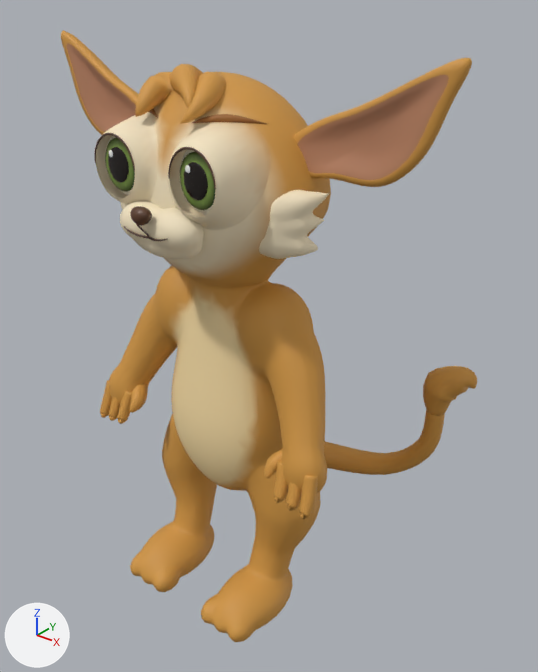
The glTF model crates/alife_game_app/assets/creatures/hearthling/hearthling.glb: old version first, new version second.
Before and after are seen from a camera (50 mm lens) standing at (1.92, -2.11, 2.7) and looking at (0.08, 0.2, 1.27). The lights are fixed; the arrows at lower left show +X, +Y and +Z. The older version comes first. Vertices at exactly the same position are counted once.

Objects in the first picture: 'Hearthling_Body', 'Hearthling_Brow_L', 'Hearthling_Brow_R', 'Hearthling_CheekTuft_R0', 'Hearthling_Ear_L', 'Hearthling_Ear_R', 'Hearthling_EyeGlint_L', 'Hearthling_EyeGlint_R', 'Hearthling_EyeWhite_L', 'Hearthling_EyeWhite_R', 'Hearthling_Iris_L', 'Hearthling_Iris_R', 'Hearthling_Lash_L', 'Hearthling_Lash_R', 'Hearthling_LidSurface_L', 'Hearthling_LidSurface_R', 'Hearthling_Muzzle', 'Hearthling_Pupil_L', 'Hearthling_Pupil_R', 'Hearthling_Tail', 'Hearthling_TailTuft', 'Hearthling_Tuft_0', 'Hearthling_Tuft_1', 'Hearthling_Tuft_2' and 10 more.
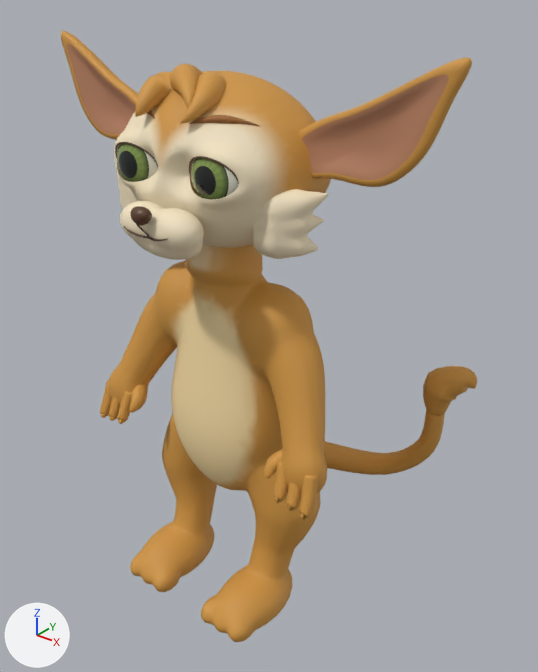
What differs and where, as boxes [x1, y1, x2, y2] in the pictures (538 x 672 px):
'Hearthling_Body', reshaped (30% shorter): before [109, 72, 331, 642]; after [109, 245, 327, 642]
'Hearthling_Head', added: after [114, 71, 331, 248]
'Hearthling_LidSurface_R', deleted: before [167, 122, 271, 230]
'Hearthling_LidSurface_L', deleted: before [96, 112, 159, 205]
'Hearthling_Eyeball_R', added: after [191, 158, 238, 200]
'Hearthling_Eyeball_L', added: after [117, 144, 158, 182]
'Hearthling_Iris_R', deleted: before [180, 152, 215, 210]
'Hearthling_Pupil_R', deleted (black): before [184, 162, 208, 201]
'Hearthling_Iris_L', deleted: before [105, 137, 135, 192]
'Hearthling_Pupil_L', deleted (black): before [108, 147, 129, 183]
'Hearthling_Brow_R', reshaped (9% taller): before [192, 114, 266, 124]; after [189, 115, 259, 126]
'Hearthling_Lash_R', deleted: before [168, 147, 216, 189]
'Hearthling_Lash_L', deleted: before [94, 133, 135, 171]
'Hearthling_LidEdge_R', added: after [189, 156, 239, 184]
'Hearthling_LidEdge_L', added: after [115, 142, 158, 167]
'Hearthling_EyeWhite_R', deleted (mostly hidden): before [180, 150, 213, 215]
'Hearthling_Brow_L', reshaped: before [148, 108, 158, 118]; after [147, 110, 155, 118]
'Hearthling_EyeWhite_L', deleted (mostly hidden): before [108, 136, 131, 195]
'Hearthling_EyeGlint_R', deleted: before [185, 165, 190, 173]
'Hearthling_EyeGlint_L', deleted: before [109, 150, 113, 157]
part 1 of me_torso_sculpt_001, reshaped: before [125, 72, 331, 307]; after [170, 245, 293, 307]

The change, as a list of edits to the scene's bpy script:
```text
Add mat_hearthling___spherical_eyes:
    mat_hearthling___spherical_eyes = bpy.data.materials.new('Hearthling | spherical eyes')
    mat_hearthling___spherical_eyes.use_nodes = True; mat_hearthling___spherical_eyes.node_tree.nodes.clear()
    _N = mat_hearthling___spherical_eyes.node_tree.nodes; _L = mat_hearthling___spherical_eyes.node_tree.links
    n0 = _N.new('ShaderNodeBsdfPrincipled'); n0.name = 'Principled BSDF'
    n0.inputs[2].default_value = 0.16  # 'Roughness'
    n0.inputs[19].default_value = 0.45  # 'Coat Weight'
    n1 = _N.new('ShaderNodeOutputMaterial'); n1.name = 'Material Output'
    n2 = _N.new('ShaderNodeVertexColor'); n2.name = 'Color Attribute'
    _L.new(n0.outputs[0], n1.inputs[0])  # 'BSDF' to 'Surface'
    _L.new(n2.outputs[0], n0.inputs[0])  # 'Color' to 'Base Color'
Change me_torso_sculpt_001:
    remove me_torso_sculpt_001.from_pydata(...)  # 5002 vertices, 10000 faces; spans x -0.61..0.61, y -0.37..0.32, z 0.01..2.38
    add me_torso_sculpt_001.from_pydata(...)  # 4336 vertices, 8668 faces; spans x -0.61..0.61, y -0.37..0.27, z 0.01..1.78
    me_torso_sculpt_001 part 1: 255 vertices moved from x -0.31..0.31, y -0.23..0.23, z 1.55..1.76 to x -0.31..0.3, y -0.15..0.16, z 1.55..1.78; 777 vertices removed from x -0.46..0.46, y -0.32..0.32, z 1.57..2.38; 111 vertices added at x -0.22..0.17, y -0.15..0.15, z 1.57..1.78
Change me_hearthling_brow_l:
    remove me_hearthling_brow_l.from_pydata(...)  # 72 vertices, 140 faces; spans x -0.301..-0.084, y -0.234..-0.091, z 2.245..2.279
    add me_hearthling_brow_l.from_pydata(...)  # 72 vertices, 140 faces; spans x -0.301..-0.084, y -0.249..-0.133, z 2.245..2.279
    me_hearthling_brow_l part 2: 72 of 72 vertices moved; they spanned x -0.301..-0.084, y -0.234..-0.091, z 2.245..2.279 and now span x -0.301..-0.084, y -0.249..-0.133, z 2.245..2.279; mean shift (0.0, -0.023, 0.0)
Change me_hearthling_brow_r:
    remove me_hearthling_brow_r.from_pydata(...)  # 72 vertices, 140 faces; spans x 0.084..0.301, y -0.235..-0.09, z 2.245..2.279
    add me_hearthling_brow_r.from_pydata(...)  # 72 vertices, 140 faces; spans x 0.084..0.301, y -0.249..-0.133, z 2.245..2.279
    me_hearthling_brow_r part 3: 72 of 72 vertices moved; they spanned x 0.084..0.301, y -0.235..-0.09, z 2.245..2.279 and now span x 0.084..0.301, y -0.249..-0.133, z 2.245..2.279; mean shift (0.0, -0.024, 0.0)
Remove ob_hearthling_eyeglint_l:
    ob_hearthling_eyeglint_l = bpy.data.objects.new('Hearthling_EyeGlint_L', me_sphere_019)
Remove ob_hearthling_eyeglint_r:
    ob_hearthling_eyeglint_r = bpy.data.objects.new('Hearthling_EyeGlint_R', me_sphere_023)
Remove ob_hearthling_eyewhite_l:
    ob_hearthling_eyewhite_l = bpy.data.objects.new('Hearthling_EyeWhite_L', me_sphere_016)
Remove ob_hearthling_eyewhite_r:
    ob_hearthling_eyewhite_r = bpy.data.objects.new('Hearthling_EyeWhite_R', me_sphere_020)
Remove ob_hearthling_iris_l:
    ob_hearthling_iris_l = bpy.data.objects.new('Hearthling_Iris_L', me_sphere_017)
Remove ob_hearthling_iris_r:
    ob_hearthling_iris_r = bpy.data.objects.new('Hearthling_Iris_R', me_sphere_021)
Remove ob_hearthling_lash_l:
    ob_hearthling_lash_l = bpy.data.objects.new('Hearthling_Lash_L', me_hearthling_lash_l)
Remove ob_hearthling_lash_r:
    ob_hearthling_lash_r = bpy.data.objects.new('Hearthling_Lash_R', me_hearthling_lash_r)
Remove ob_hearthling_lidsurface_l:
    ob_hearthling_lidsurface_l = bpy.data.objects.new('Hearthling_LidSurface_L', me_hearthling_lidsurface_l)
Remove ob_hearthling_lidsurface_r:
    ob_hearthling_lidsurface_r = bpy.data.objects.new('Hearthling_LidSurface_R', me_hearthling_lidsurface_r)
Remove ob_hearthling_pupil_l:
    ob_hearthling_pupil_l = bpy.data.objects.new('Hearthling_Pupil_L', me_sphere_018)
Remove ob_hearthling_pupil_r:
    ob_hearthling_pupil_r = bpy.data.objects.new('Hearthling_Pupil_R', me_sphere_022)
Add ob_hearthling_lidedge_r:
    ob_hearthling_lidedge_r = bpy.data.objects.new('Hearthling_LidEdge_R', me_hearthling_lidedge_r)  # 264 vertices, 524 faces; spans x 0.079..0.305, y -0.292..-0.25, z 2.075..2.156; in mat_hearthling___mouth_and_nose (brown #5b3a26)
    ob_hearthling_lidedge_r.location = (0.0, 0.0, 0.0)
Add ob_hearthling_lidedge_l:
    ob_hearthling_lidedge_l = bpy.data.objects.new('Hearthling_LidEdge_L', me_hearthling_lidedge_l)  # 264 vertices, 524 faces; spans x -0.305..-0.079, y -0.292..-0.25, z 2.075..2.156; in mat_hearthling___mouth_and_nose (brown #5b3a26)
    ob_hearthling_lidedge_l.location = (0.0, 0.0, 0.0)
Add ob_hearthling_head:
    ob_hearthling_head = bpy.data.objects.new('Hearthling_Head', me_hearthling_head)  # 2069 vertices, 4042 faces; spans x -0.45..0.45, y -0.319..0.32, z 1.735..2.385
    ob_hearthling_head.location = (0.0, 0.0, 0.0)
Add ob_hearthling_eyeball_r:
    ob_hearthling_eyeball_r = bpy.data.objects.new('Hearthling_Eyeball_R', me_hearthling_eyeball_r)  # a UV sphere (48 segments, 19 rings, poles along y) spanning x 0.059..0.325, y -0.303..-0.037, z 1.942..2.208
    ob_hearthling_eyeball_r.location = (0.0, 0.0, 0.0)
Add ob_hearthling_eyeball_l:
    ob_hearthling_eyeball_l = bpy.data.objects.new('Hearthling_Eyeball_L', me_hearthling_eyeball_l)  # a UV sphere (48 segments, 19 rings, poles along y) spanning x -0.325..-0.059, y -0.303..-0.037, z 1.942..2.208
    ob_hearthling_eyeball_l.location = (0.0, 0.0, 0.0)
```
